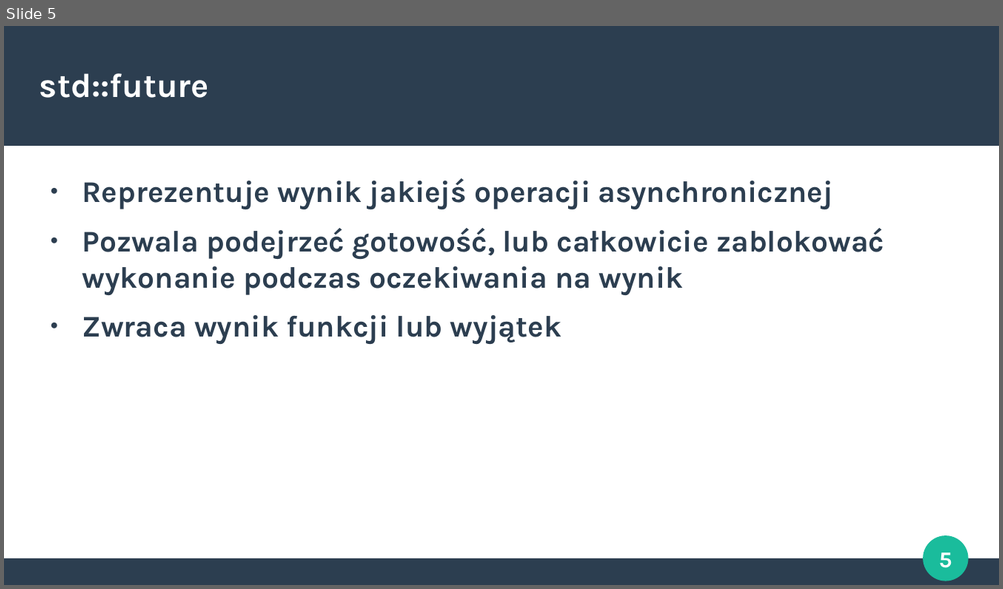
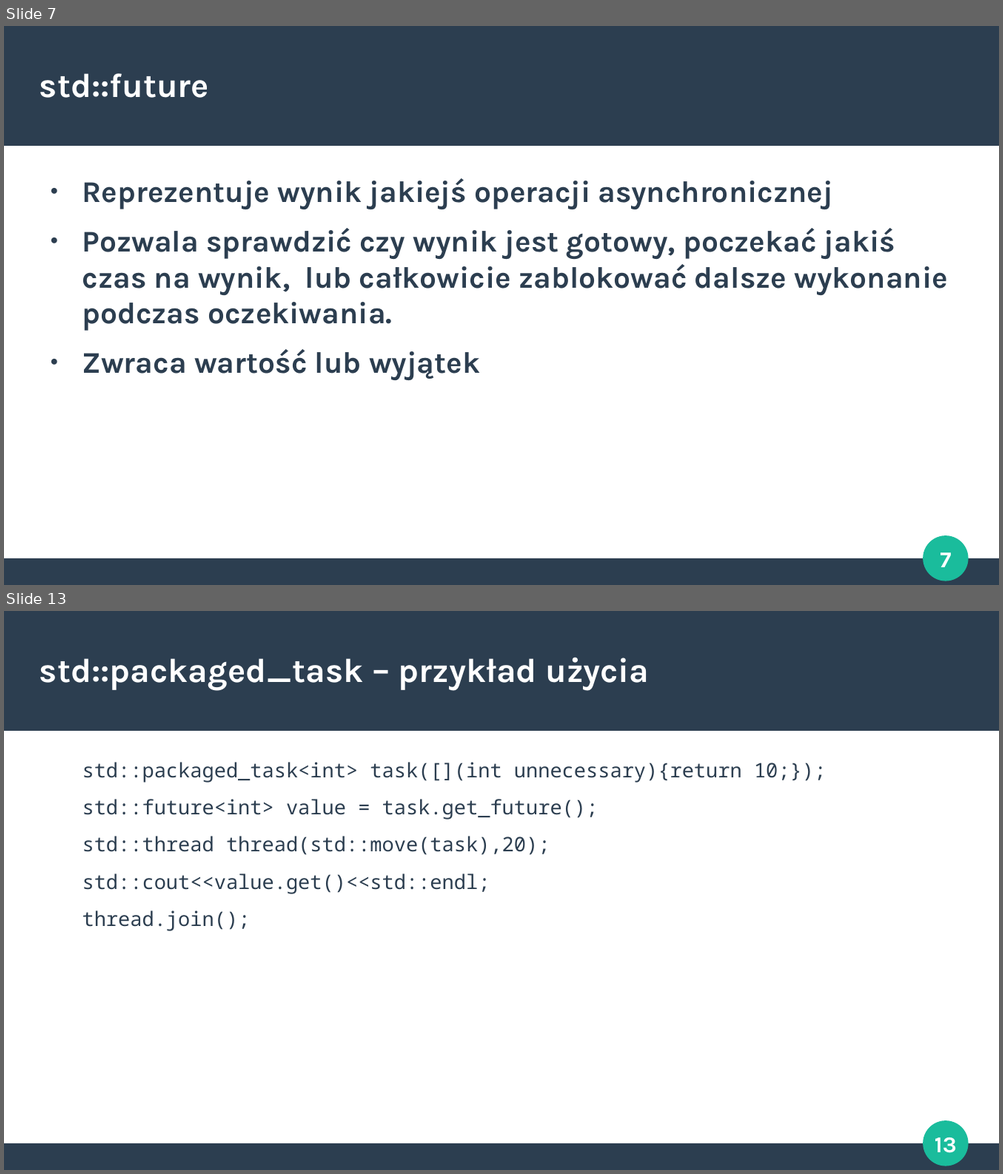
Before and after one commit to Crustacean1/Nitkowce, a slide deck: Prezka/Threads.odp. Shown one above the other, each under a label of ours: slide 5 before the commit, slides 7 and 13 after it; the slides between them are not shown. The pictures are 1003x589 and 1003x1174 pixels, drawn with LibreOffice and Linux fonts; fonts in the diff are those of the drawing. Boxes give left, top, right and bottom in pixels: in the first picture for what was removed or moved away, otherwise in the second. Text is boxed around its words. In the diff, an @@ line names an element or a change of style, - is before the commit and + after.

```diff
--- a/Prezka/Threads.odp
+++ b/Prezka/Threads.odp
@@ slide 13 added at (x1=4, y1=611, x2=999, y2=1170), background #FFFFFF; not listed: 4 template elements that a slide beside it also shows @@
@@ title added at (x1=40, y1=657, x2=649, y2=690), 27 pt, text #FFFFFF, bold @@
+std::packaged_task – przykład użycia
@@ text added at (x1=82, y1=762, x2=825, y2=931), 16 pt, text #2C3E50 @@
+std::packaged_task<int> task([](int unnecessary){return 10;});
+std::future<int> value = task.get_future();
+std::thread thread(std::move(task),20);
+std::cout<<value.get()<<std::endl;
+thread.join();
@@ what was slide 5 is now slide 7 @@
@@ slide 7 changed as well @@
@@ text at (x1=82, y1=228, x2=948, y2=380): text changed @@
-● Pozwala podejrzeć gotowość, lub całkowicie zablokować wykonanie podczas oczekiwania na wynik
-● Zwraca wynik funkcji lub wyjątek
+● Pozwala sprawdzić czy wynik jest gotowy, poczekać jakiś czas na wynik, lub całkowicie zablokować dalsze wykonanie podczas oczekiwania.
+● Zwraca wartość lub wyjątek
@@ page number at (x1=939, y1=553, x2=950, y2=568): text changed @@
-5
+7
```
Also in this commit, not shown: 4 other slides changed, 8 other slides added, 3 slides removed.
